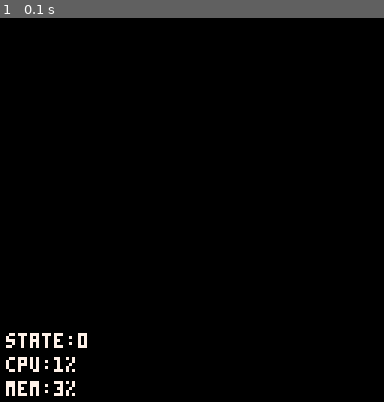
Above: before the commit, frame 1.
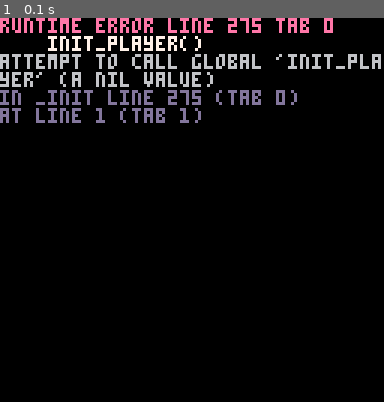
Above: after the commit, the same moment.

Repository: QuentinWidlocher/YogcastJam2020
Game: PICO-8 cartridge game.p8
The game is run twice, just before and just after one commit, with the same random seed, the same clock (stepped at 60 frames per second) and the same inputs.
Inputs:
- Up to frame 1 (0.1 s): no input

The runs differ from the first frame. In frame 1, 7.0% of the frame differs, in the area x 0-100%, y 0-99%.
Error after the commit: runtime error line 275 tab 0; init_player(); attempt to call global 'init_player' (a nil value)

Commit message:
Initial player object

Diff:
--- a/src/draw/main.draw.lua
+++ b/src/draw/main.draw.lua
@@ -6,5 +6,6 @@
 end
 
 function draw_game()
-    draw_debug(true)
+    draw_debug(false)
+    draw_player()
 end
--- /dev/null
+++ b/src/draw/player.draw.lua
@@ -0,0 +1,3 @@
+function draw_player()
+    spr(player.sprite, player.x, player.y)
+end
--- a/src/helpers.lua
+++ b/src/helpers.lua
@@ -148,3 +148,13 @@
    shake=0
  end
 end
+
+---A function that makes sure a number doesn't go outside certain bounds
+--@param val number value to clamp
+--@param a number lower bound
+--@param b number upper bound
+function clamp(val, a, b)
+    if val < a then val = a end
+    if val > b then val = b end
+    return val
+end
--- a/src/init/main.init.lua
+++ b/src/init/main.init.lua
@@ -5,4 +5,5 @@
     printh("", "log.txt", true) -- clear the log file
     init_globals()
     init_camera()
+    init_player()
 end
--- /dev/null
+++ b/src/init/player.init.lua
@@ -0,0 +1,21 @@
+Player = GameObject:new()
+
+function Player:new(o,p)
+    o = o or Entity:new()
+        setmetatable(o, self)
+    self.__index = self
+    self.__type = 'Player'
+    self.sprite = 1
+
+    self.x = SCREEN_SIZE / 2
+    self.y = SCREEN_SIZE / 2
+    self.vx = 0
+    self.vy = 0
+    self.speed = 4
+
+    return o
+end
+
+function init_player()
+    player = Player:new()
+end
--- a/src/update/main.update.lua
+++ b/src/update/main.update.lua
@@ -2,4 +2,5 @@
 
 function _update()
     update_camera()
+    update_player()
 end
--- /dev/null
+++ b/src/update/player.update.lua
@@ -0,0 +1,21 @@
+function update_player()
+    player_input()
+    player_move()
+end
+
+function player_input()
+    player.vx = 0
+    player.vy = 0
+    if btn(GAMEPAD.UP) then player.vy -= 1 end
+    if btn(GAMEPAD.DOWN) then player.vy += 1 end
+    if btn(GAMEPAD.LEFT) then player.vx -= 1 end
+    if btn(GAMEPAD.RIGHT) then player.vx += 1 end
+end
+
+function player_move()
+    player.x += player.vx * player.speed
+    player.y += player.vy * player.speed
+
+    player.x = clamp(player.x, 0, SCREEN_SIZE)
+    player.y = clamp(player.y, 0, SCREEN_SIZE)
+end
Not shown, added: pico8.dat
